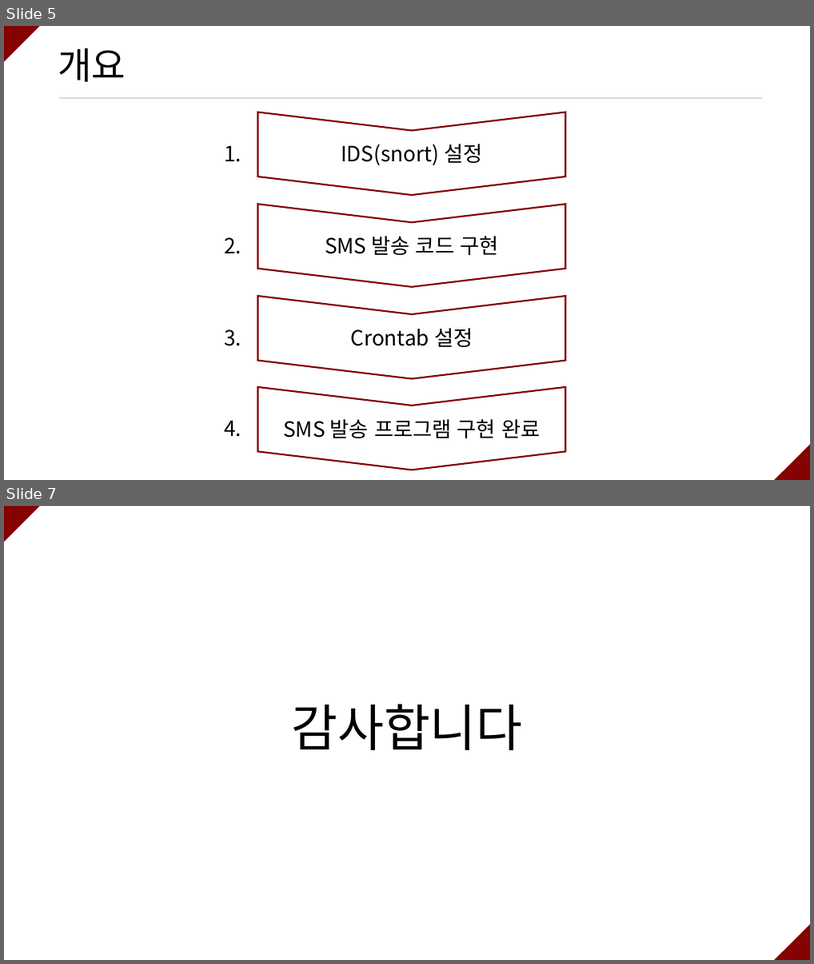
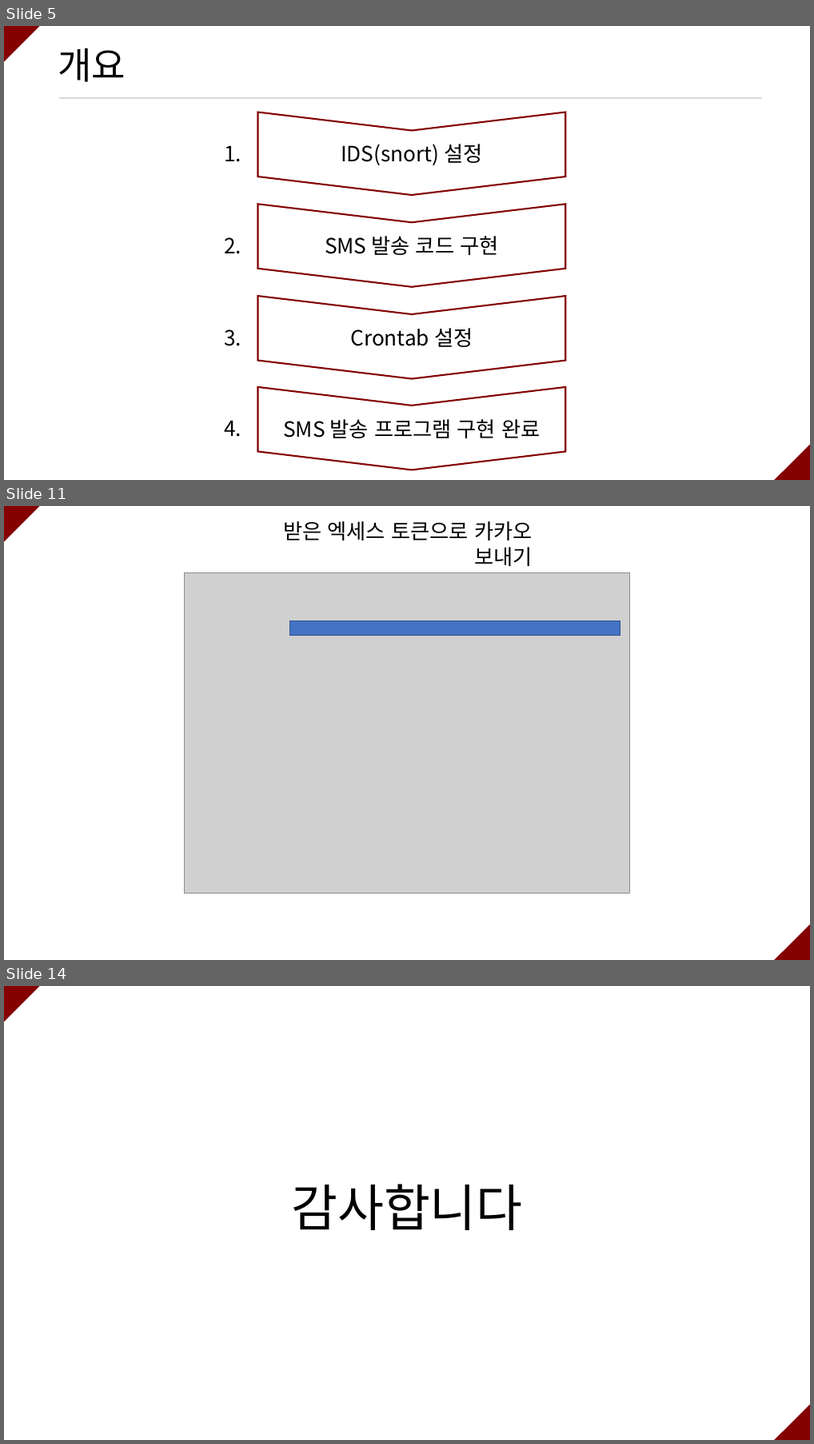
Before and after one commit to ramieeee/self_learning, a slide deck: semi_projects/쇼핑몰 옷 사이즈 확인 크롤링/쇼핑몰 옷 사이즈 확인 크롤링.pptx. Shown one above the other, each under a label of ours: slides 5 and 7 before the commit, slides 5, 11 and 14 after it; the slides between them are not shown. The pictures are 814x964 and 814x1444 pixels, drawn with LibreOffice and Linux fonts; fonts in the diff are those of the drawing; grey boxes stand for pictures. Boxes give left, top, right and bottom in pixels: in the first picture for what was removed or moved away, otherwise in the second. Text is boxed around its words. In the diff, an @@ line names an element or a change of style, - is before the commit and + after.

```diff
--- a/semi_projects/쇼핑몰 옷 사이즈 확인 크롤링/쇼핑몰 옷 사이즈 확인 크롤링.pptx
+++ b/semi_projects/쇼핑몰 옷 사이즈 확인 크롤링/쇼핑몰 옷 사이즈 확인 크롤링.pptx
@@ slide 11 added at <box>4,506,810,960</box>, background #FFFFFF @@
@@ triangle added at <box>4,506,40,542</box>, fill #840202 @@
@@ text added at <box>283,521,532,566</box>, 25 pt, text #000000 @@
+받은 엑세스 토큰으로 카카오 보내기
@@ picture added at <box>184,573,630,892</box> @@
@@ rectangle added at <box>290,621,621,635</box>, fill #4472C4, outline #325491 1 pt @@
@@ triangle added at <box>774,924,810,960</box>, fill #840202 @@
@@ what was slide 7 is now slide 14 @@
```
Also in this commit, not shown: 1 slide changed, 6 other slides added.
